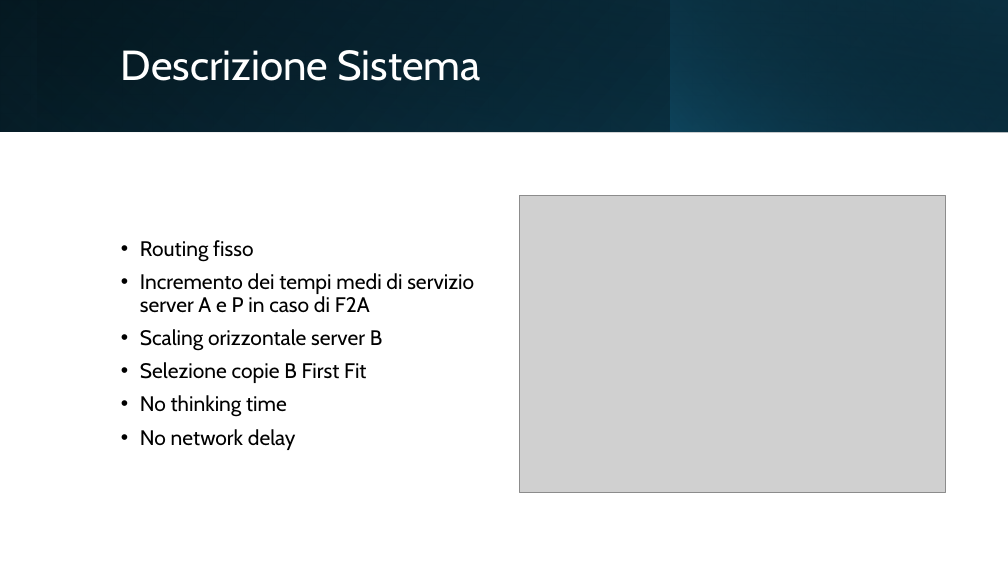
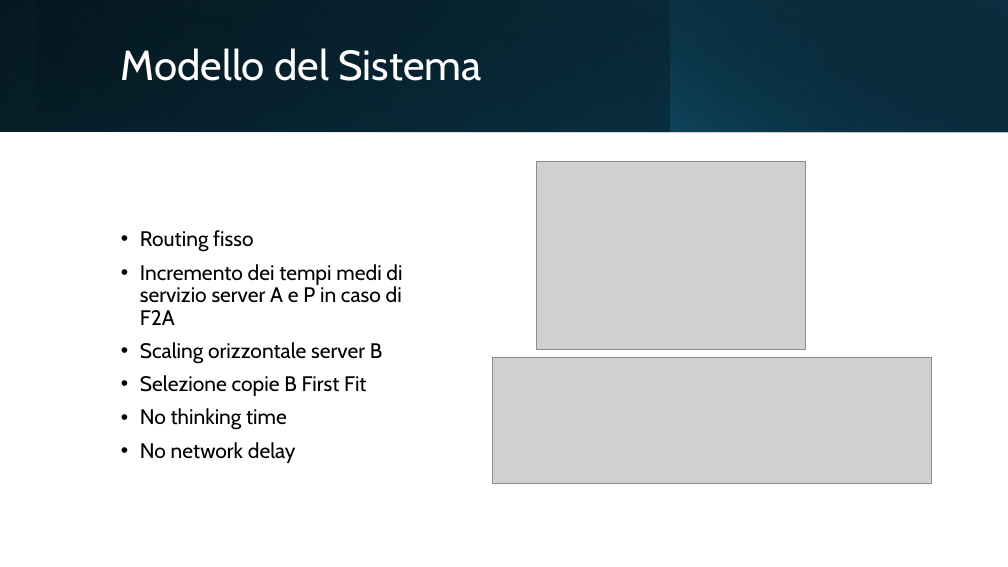
Before and after one commit to jack-mack15/ProgettoPMCSN, a slide deck: slide 5 of Progetto PMCSN.pptx (slide 4 before the commit). Drawn at 1008x567 pixels with LibreOffice and Linux fonts; fonts in the diff are those of the drawing; grey boxes stand for pictures. Boxes give left, top, right and bottom in pixels: in the first picture for what was removed or moved away, otherwise in the second. Text is boxed around its words. In the diff, an @@ line names an element or a change of style, - is before the commit and + after.

```diff
--- a/Progetto PMCSN.pptx
+++ b/Progetto PMCSN.pptx
@@ title at (121,48,482,81): text changed @@
-Descrizione Sistema
+Modello del Sistema
@@ picture: place and size @@
-picture at (520,196,946,493)
+picture at (536,161,805,349)
@@ text "Routing fisso" rewrapped from (140,240,474,450) to (140,230,402,463) @@
@@ picture added at (493,357,932,484) @@
```
Also in this commit, not shown: 3 other slides changed, 1 slide added, 17 other files.
